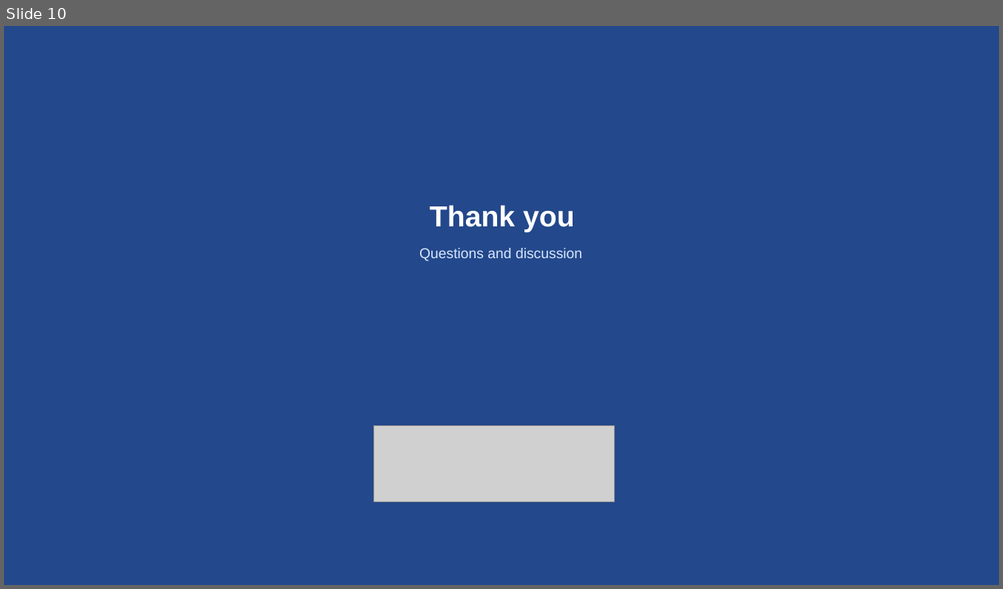
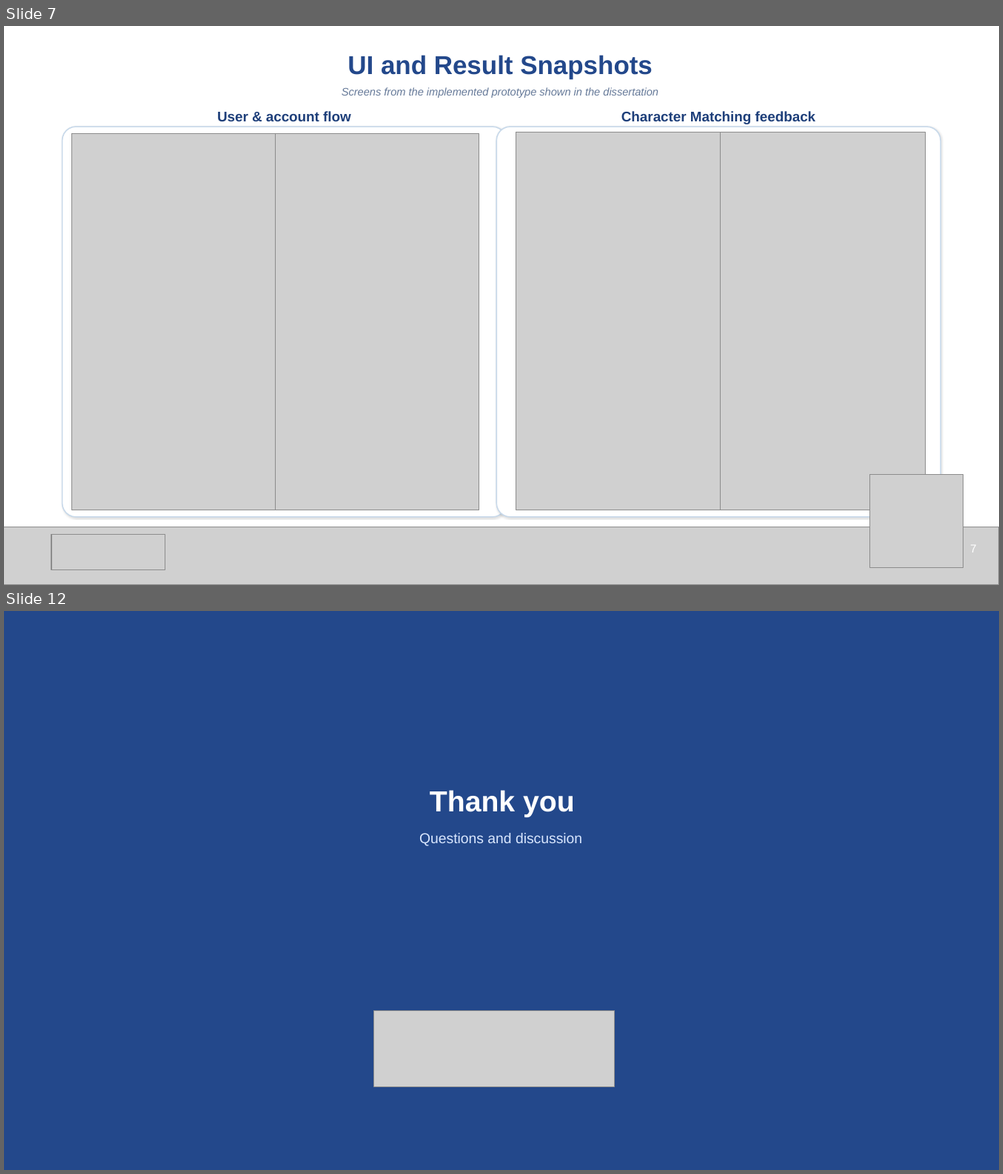
Before and after one commit to liuweilianghhh/Chinese_game, a slide deck: CatLingo_Defense_Template_Style.pptx. Shown one above the other, each under a label of ours: slide 10 before the commit, slides 7 and 12 after it; the slides between them are not shown. The pictures are 1003x589 and 1003x1174 pixels, drawn with LibreOffice and Linux fonts; fonts in the diff are those of the drawing; grey boxes stand for pictures. Boxes give left, top, right and bottom in pixels: in the first picture for what was removed or moved away, otherwise in the second. Text is boxed around its words. In the diff, an @@ line names an element or a change of style, - is before the commit and + after.

```diff
--- a/CatLingo_Defense_Template_Style.pptx
+++ b/CatLingo_Defense_Template_Style.pptx
@@ slide 7 added at [4,26,999,585], background #FFFFFF @@
@@ text added at [347,55,652,79], 25 pt, text #23488B, bold @@
+UI and Result Snapshots
@@ text added at [341,87,658,98], 10.5 pt, text #667A99, italic @@
+Screens from the implemented prototype shown in the dissertation
@@ text added at [217,111,351,121], 13.5 pt, text #1E3F7A, bold @@
+User & account flow
@@ text added at [621,111,816,124], 13.5 pt, text #1E3F7A, bold @@
+Character Matching feedback
@@ rounded rectangle added at [62,127,506,517], fill #FFFFFF, outline #C8D9EA 1.1 pt @@
@@ picture added at [72,133,276,510] @@
@@ picture added at [276,133,479,510] @@
@@ rounded rectangle added at [496,127,940,517], fill #FFFFFF, outline #C8D9EA 1.1 pt @@
@@ picture added at [516,132,720,510] @@
@@ picture added at [720,132,925,510] @@
@@ picture added at [870,475,963,568] @@
@@ picture added at [4,528,999,585] @@
@@ picture added at [52,535,165,571] @@
@@ text added at [970,546,976,553], 11 pt, text #FFFFFF @@
+7
@@ what was slide 10 is now slide 12 @@
```
Also in this commit, not shown: 9 slides changed, 1 other slide added, 1 other file.
